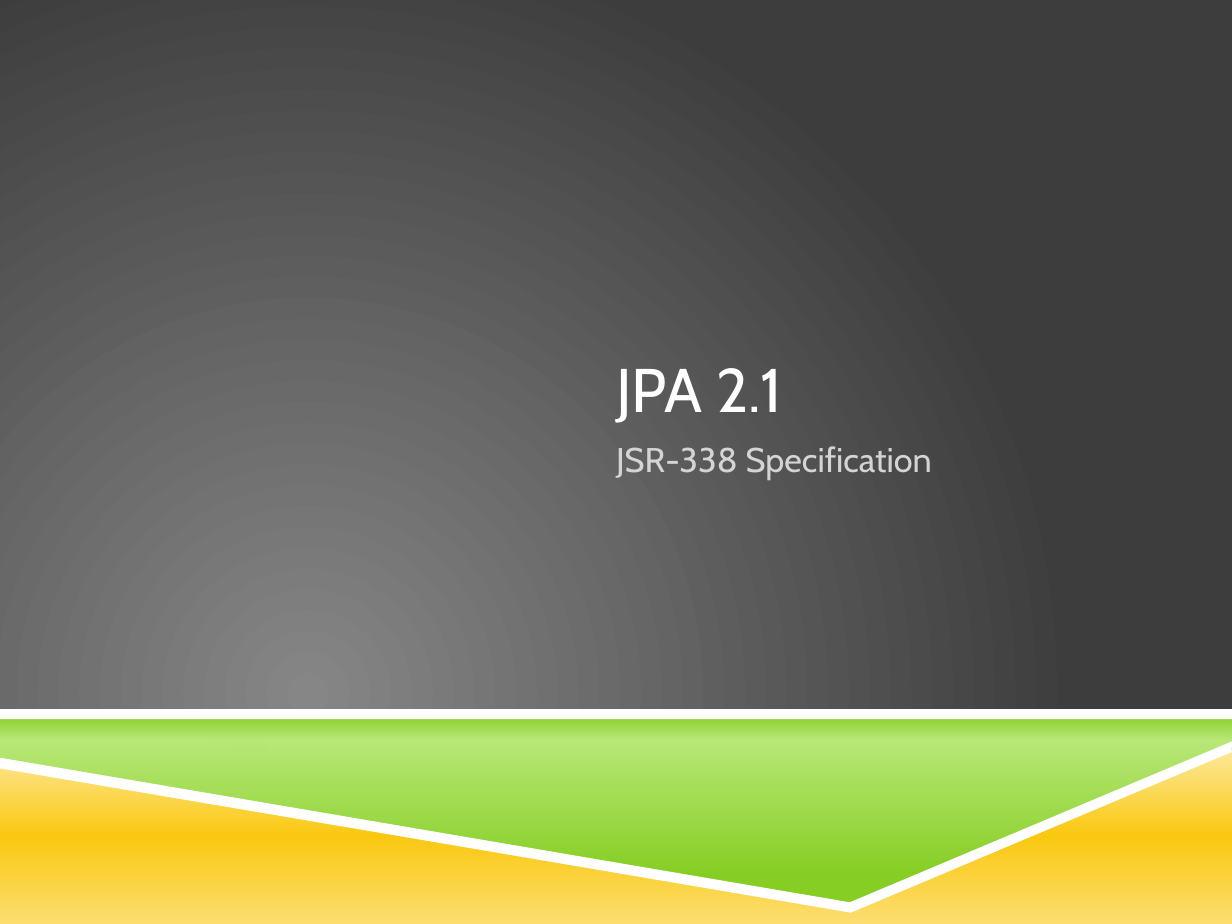
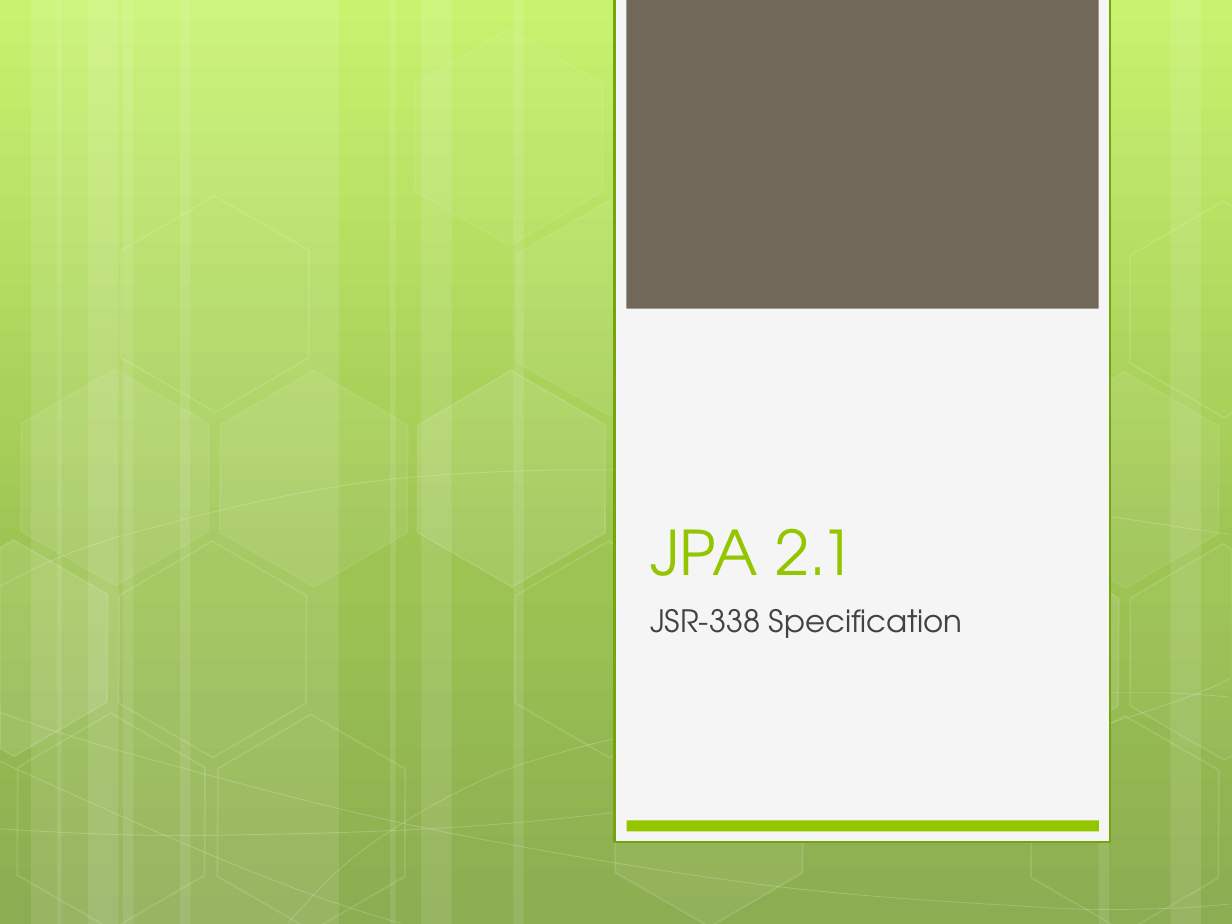
Before and after one commit to IPython-Learn/jpa-training, a slide deck: slide 1 of JPA2.1_Presentation.pptx. Drawn at 1232x924 pixels with LibreOffice and Linux fonts; fonts in the diff are those of the drawing; background and template pictures are left out. Boxes give left, top, right and bottom in pixels: in the first picture for what was removed or moved away, otherwise in the second. Text is boxed around its words. In the diff, an @@ line names an element or a change of style, - is before the commit and + after.

```diff
--- a/JPA2.1_Presentation.pptx
+++ b/JPA2.1_Presentation.pptx
@@ background picture (left out) to gradient #C3F35F to #93BF3F to #81A53E @@
@@ rectangle added at box(615, 0, 1110, 843), fill #F5F5F5, outline #74A510 1.25 pt @@
@@ rectangle added at box(626, 0, 1098, 309), fill #71685A @@
@@ group added at box(0, 0, 1232, 924): 14 hexagons, 12 rectangles, 5 freeform shapes @@
@@ title "JPA 2.1": place and size @@
-title "JPA 2.1" at box(616, 368, 782, 423)
+title "JPA 2.1" at box(650, 528, 854, 576)
@@ title "JPA 2.1" at box(650, 528, 854, 576): font Cabin to TeX Gyre Adventor, text colour #FFFFFF to #94C600 @@
@@ subtitle "JSR-338 Specification": place and size @@
-subtitle "JSR-338 Specification" at box(616, 446, 932, 480)
+subtitle "JSR-338 Specification" at box(650, 609, 963, 638)
@@ subtitle "JSR-338 Specification" at box(650, 609, 963, 638): size 20 to 18 pt, font Cabin to TeX Gyre Adventor, text colour #D4D4D4 to #424242; less space between paragraphs @@
@@ freeform shape: place and size @@
-freeform shape at box(0, 713, 1232, 908)
+freeform shape at box(0, 679, 1231, 838)
@@ freeform shape at box(0, 679, 1231, 838): fill gradient #86CE24 to #CFEFA4 to none; outline none to #FFFFFF 0.5 pt @@
@@ freeform shape: place and size @@
-freeform shape at box(0, 713, 1232, 908)
+freeform shape at box(0, 712, 1231, 912)
@@ freeform shape at box(0, 712, 1231, 912): fill gradient #86CE24 to #B7E776 to none; outline none to #FFFFFF 0.5 pt @@
@@ rectangle removed at box(0, 710, 1232, 719) @@
@@ freeform shape: place and size @@
-freeform shape at box(0, 748, 1232, 924)
+freeform shape at box(288, 691, 1230, 923)
@@ freeform shape at box(288, 691, 1230, 923): fill gradient #FDE99F to #FAC810 to #FCDE70 to none; outline none to #FFFFFF 0.5 pt @@
@@ freeform shape removed at box(0, 742, 1232, 913) @@
@@ rectangle added at box(627, 821, 1099, 832), fill #94C600 @@
```
Also in this commit, not shown: 11 other slides changed, 10 slides added, 1 slide removed, 6 other files.
